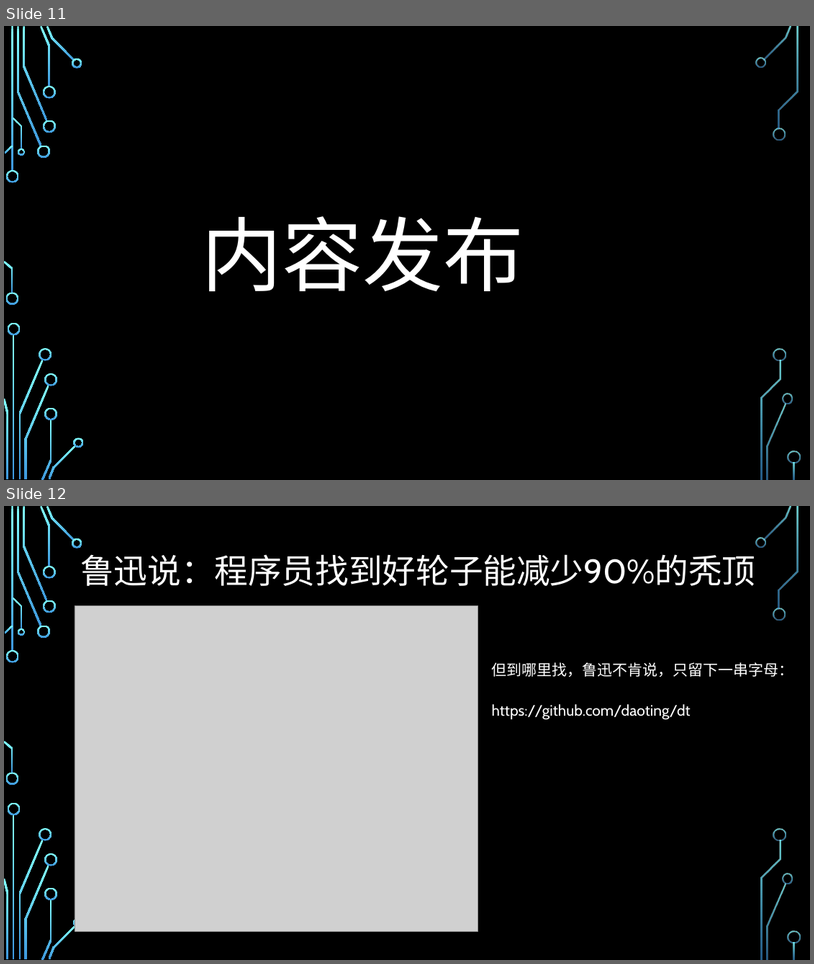
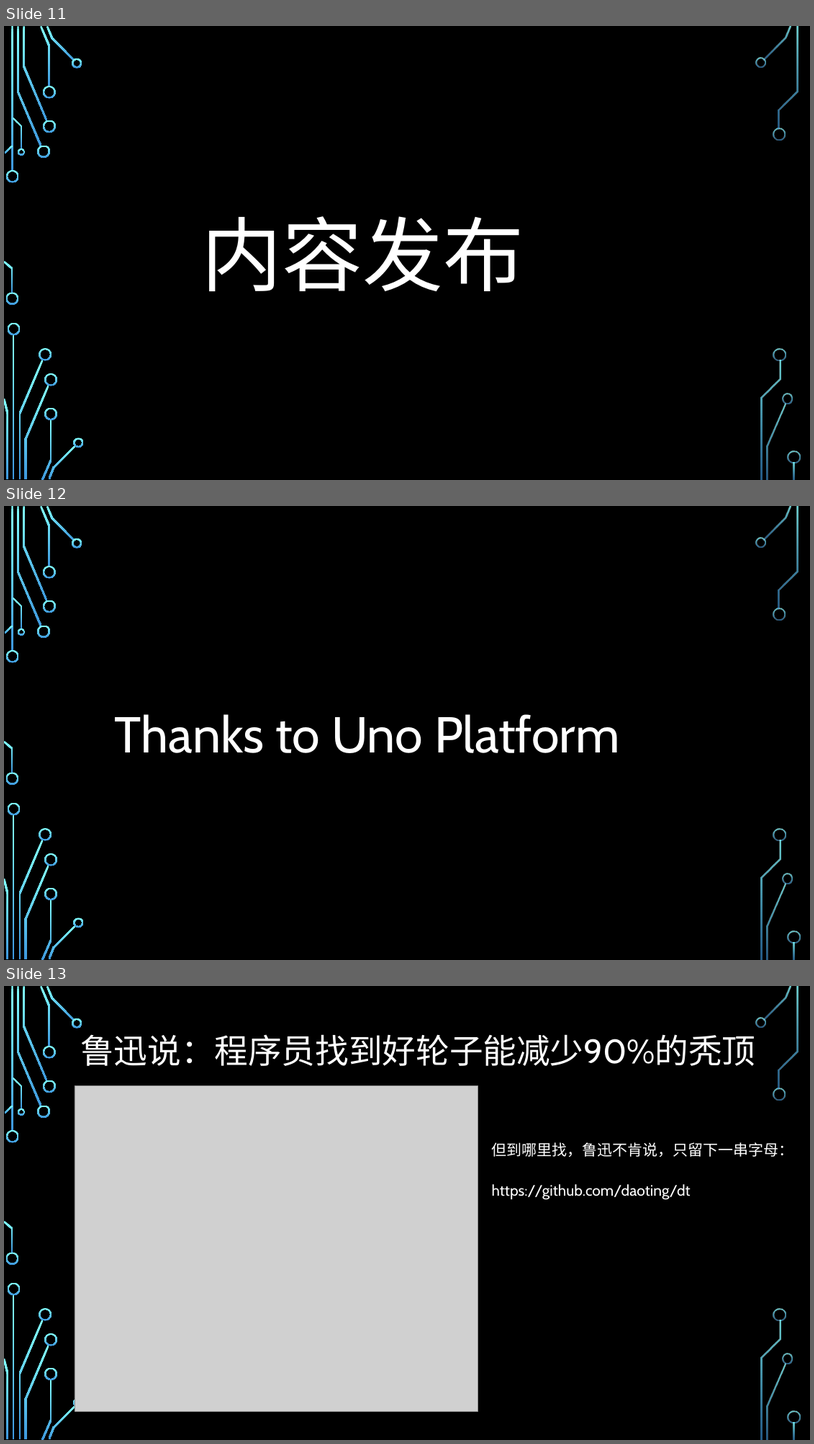
Before and after one commit to Daoting/dt, a slide deck: Doc/搬运工平台.pptx. Shown one above the other, each under a label of ours: slides 11 and 12 before the commit, slides 11, 12 and 13 after it. The pictures are 814x964 and 814x1444 pixels, drawn with LibreOffice and Linux fonts; fonts in the diff are those of the drawing; grey boxes stand for pictures; background and template pictures are left out. Boxes give left, top, right and bottom in pixels: in the first picture for what was removed or moved away, otherwise in the second. Text is boxed around its words. In the diff, an @@ line names an element or a change of style, - is before the commit and + after.

```diff
--- a/Doc/搬运工平台.pptx
+++ b/Doc/搬运工平台.pptx
@@ slide 12 added at [4, 506, 810, 960], background picture (left out); not listed: 36 template elements that a slide beside it also shows @@
@@ text added at [115, 714, 620, 753], 60 pt, text #FFFFFF @@
+Thanks to Uno Platform
@@ what was slide 12 is now slide 13 @@
```
Also in this commit, not shown: 6 other files.
